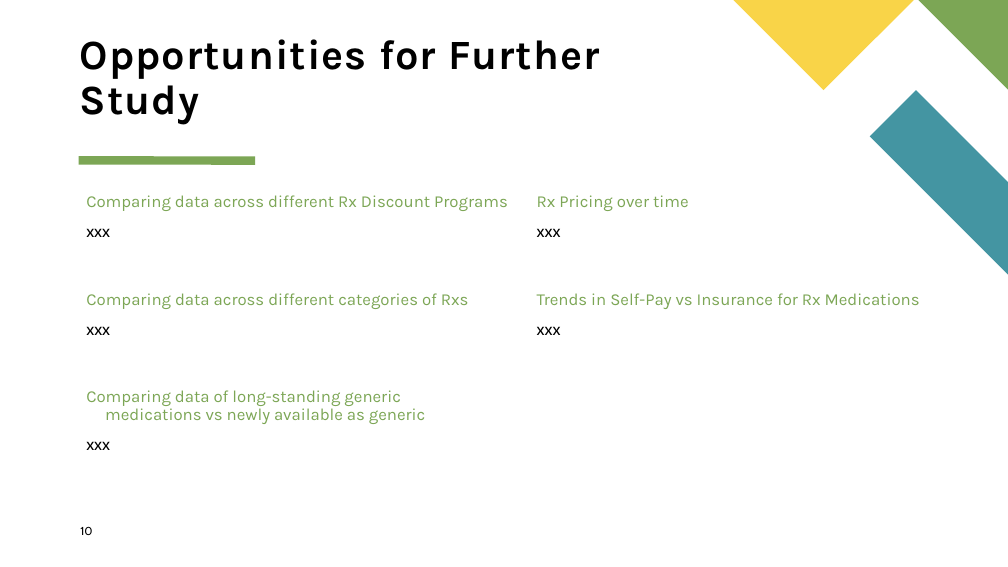
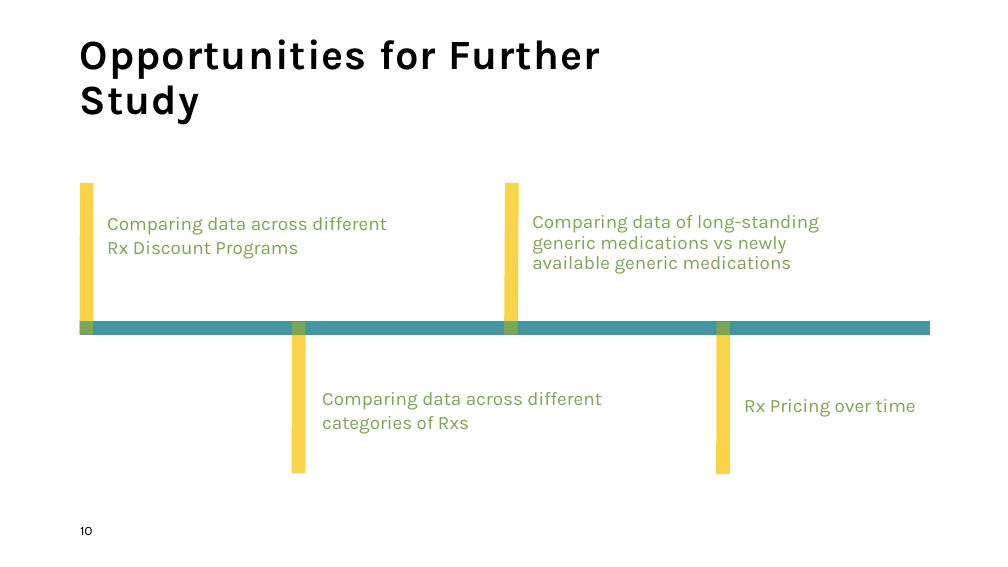
Before and after one commit to abartlettg/edrx, a slide deck: slide 10 of Webscraping GoodRx.pptx. Drawn at 1008x567 pixels with LibreOffice and Linux fonts; fonts in the diff are those of the drawing. Boxes give left, top, right and bottom in pixels: in the first picture for what was removed or moved away, otherwise in the second. Text is boxed around its words. In the diff, an @@ line names an element or a change of style, - is before the commit and + after.

Commit message:
Updated 'Opportunities for Further Study' Slide

```diff
--- a/Webscraping GoodRx.pptx
+++ b/Webscraping GoodRx.pptx
@@ freeform shape removed at (734, 0, 914, 90) @@
@@ freeform shape removed at (919, 0, 1008, 90) @@
@@ freeform shape removed at (870, 90, 1008, 274) @@
@@ line removed from (79, 160) to (256, 160) @@
@@ line added from (87, 183) to (86, 334), #F9D448 13 pt @@
@@ line added from (512, 183) to (511, 334), #F9D448 13 pt @@
@@ text removed at (86, 228, 110, 237) @@
-xxx
@@ text at (107, 217, 386, 259): text changed; size 16 to 18 pt @@
-Comparing data across different Rx Discount Programs
+Comparing data across different
+Rx Discount Programs
@@ text at (532, 215, 819, 274): text changed; size 16 to 18 pt @@
-Comparing data of long-standing generic medications vs newly available as generic
+Comparing data of long-standing generic medications vs newly available generic medications
@@ text removed at (537, 228, 561, 237) @@
-xxx
@@ text removed at (537, 293, 920, 309) @@
-Trends in Self-Pay vs Insurance for Rx Medications
@@ rectangle added at (79, 321, 93, 335), fill #7CA655 @@
@@ line added from (80, 328) to (930, 328), #4495A2 13 pt @@
@@ text removed at (86, 326, 110, 335) @@
-xxx
@@ rectangle added at (292, 322, 306, 336), fill #7CA655 @@
@@ line added from (299, 322) to (299, 473), #F9D448 13 pt @@
@@ rectangle added at (504, 321, 518, 335), fill #7CA655 @@
@@ text removed at (537, 326, 561, 335) @@
-xxx
@@ rectangle added at (717, 322, 730, 336), fill #7CA655 @@
@@ line added from (724, 323) to (723, 474), #F9D448 13 pt @@
@@ text at (322, 392, 601, 434): text changed; size 16 to 18 pt @@
-Comparing data across different categories of Rxs
+Comparing data across different
+categories of Rxs
@@ text "Rx Pricing over time": place and size @@
-text "Rx Pricing over time" at (537, 195, 689, 211)
+text "Rx Pricing over time" at (744, 399, 916, 417)
@@ text "Rx Pricing over time" at (744, 399, 916, 417): size 16 to 18 pt; indent changed; less space between paragraphs @@
@@ text removed at (86, 441, 110, 450) @@
-xxx
```
Also in this commit, not shown: 1 other slide changed.
